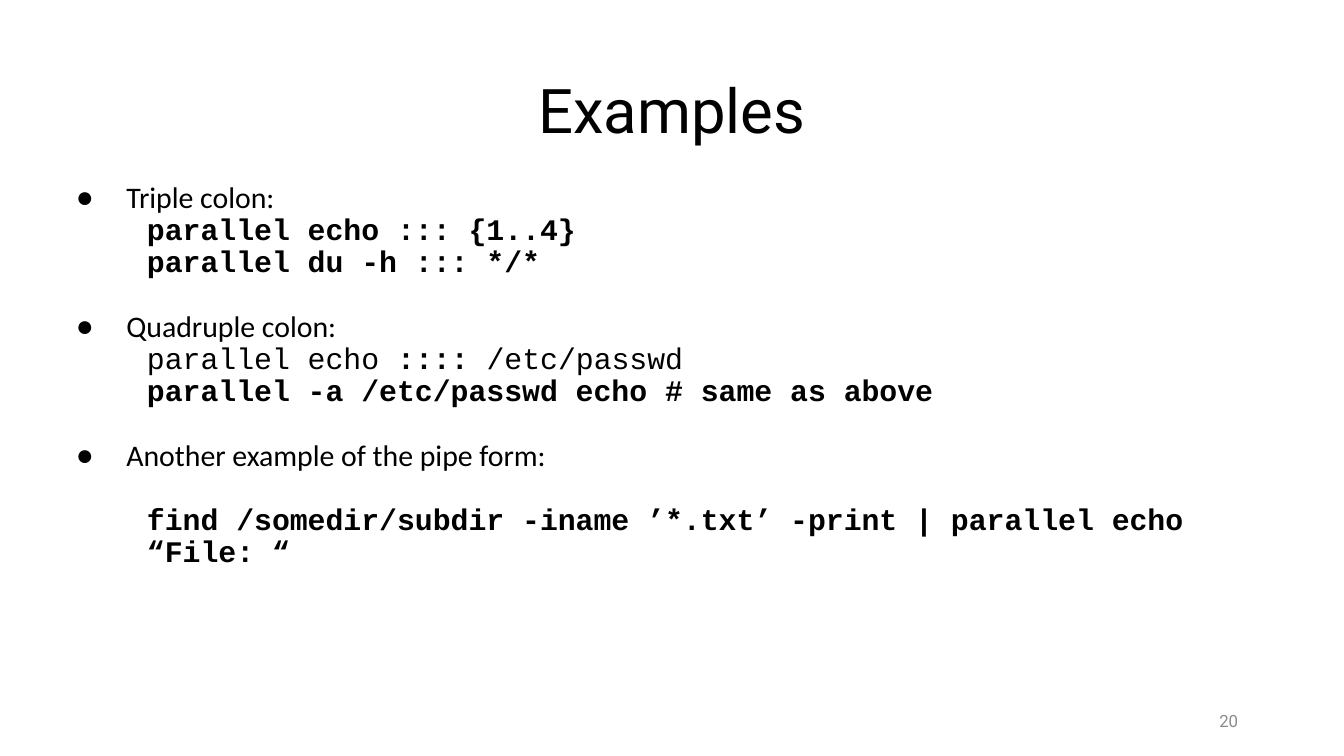
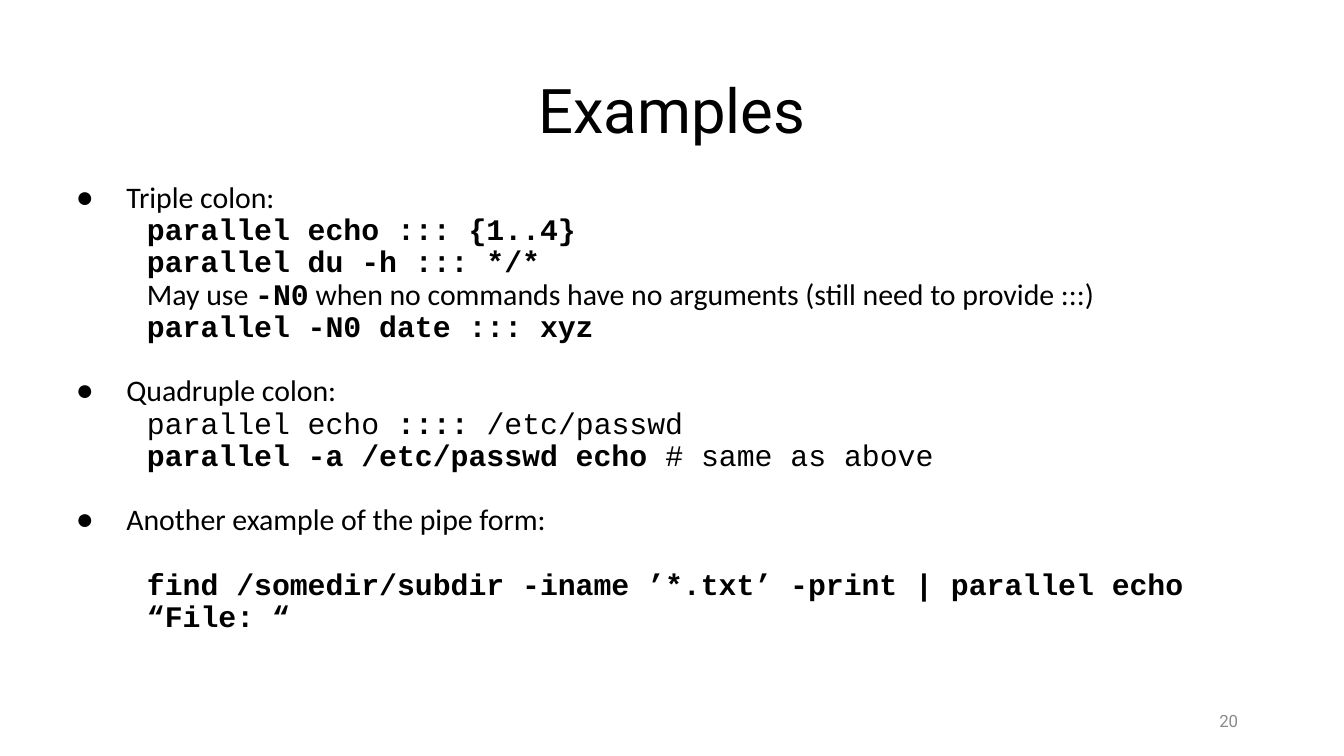
Before and after one commit to ketancmaheshwari/escience23tut, a slide deck: slide 20 of gnu-parallel-tutorial.pptx. Drawn at 1344x756 pixels with LibreOffice and Linux fonts; fonts in the diff are those of the drawing. Boxes give left, top, right and bottom in pixels: in the first picture for what was removed or moved away, otherwise in the second. Text is boxed around its words. In the diff, an @@ line names an element or a change of style, - is before the commit and + after.

```diff
--- a/gnu-parallel-tutorial.pptx
+++ b/gnu-parallel-tutorial.pptx
@@ text at (x1=147, y1=251, x2=1054, y2=344): text changed; font Courier New to Calibri; bold off @@
-  parallel du -h ::: */*
+  parallel du -h ::: */*
+  May use -N0 when no commands have no arguments (still need to provide :::)
+  parallel -N0 date ::: xyz
@@ text at (x1=147, y1=444, x2=933, y2=473): bold off in "# same as above" @@
```
Also in this commit, not shown: 27 other slides changed, 1 other file.
